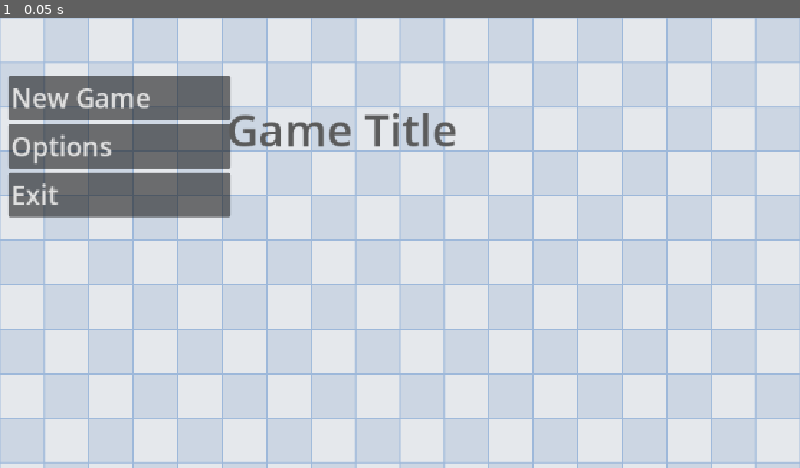
Above: before the commit, frame 1.
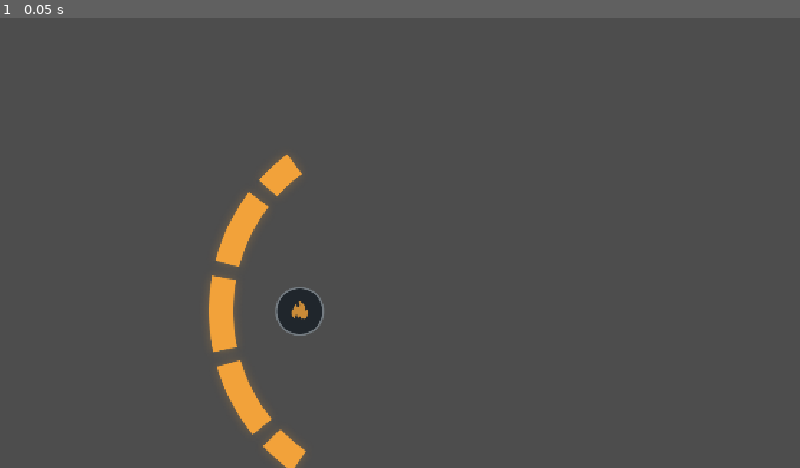
Above: after the commit, the same moment.

Repository: Calipur-Neeson/Tico_Project
Game: Godot game, scene res://UI/Heat Meter.tscn
Two runs of this game, one before a commit and one after it. Both use one fixed random seed, a clock stepped at 60 frames per second and the inputs below. Before the commit the project starts from res://UI/MainMenu.tscn.
Inputs:
- Up to frame 1 (0.05 s): no input

The runs differ from the first frame. In frame 1, 100% of the frame differs, in the area x 0-100%, y 0-100%.

Commit message:
Heat Meter

Diff:
--- /dev/null
+++ b/UI/Heat Meter.tscn
@@ -0,0 +1,37 @@
+[gd_scene format=3 uid="uid://desveukxni351"]
+
+[ext_resource type="Script" uid="uid://dec44n5w5aayn" path="res://UI/heat_meter.gd" id="1_bx8vt"]
+[ext_resource type="Texture2D" uid="uid://d3eh1djbbfm5n" path="res://UI/Images/Heat_meter/Heat meter full.png" id="2_mvg8w"]
+[ext_resource type="Texture2D" uid="uid://bfvngwrbdbx73" path="res://UI/Images/Heat_meter/Heat meter Normal.png" id="3_bcyrf"]
+[ext_resource type="Texture2D" uid="uid://d3gdor3im2wis" path="res://UI/Images/Heat_meter/Heat meter Low.png" id="4_65en2"]
+[ext_resource type="Texture2D" uid="uid://68ivrfjdme1j" path="res://UI/Images/Heat_meter/Heat meter critical.png" id="5_y7k6x"]
+
+[node name="HeatMeter" type="Control" unique_id=774558452]
+custom_minimum_size = Vector2(180, 180)
+layout_mode = 3
+anchors_preset = 15
+anchor_right = 1.0
+anchor_bottom = 1.0
+grow_horizontal = 2
+grow_vertical = 2
+script = ExtResource("1_bx8vt")
+full_texture = ExtResource("2_mvg8w")
+normal_texture = ExtResource("3_bcyrf")
+low_texture = ExtResource("4_65en2")
+critical_texture = ExtResource("5_y7k6x")
+
+[node name="TextureRect" type="TextureRect" parent="." unique_id=27182645]
+layout_mode = 1
+anchors_preset = 15
+anchor_right = 1.0
+anchor_bottom = 1.0
+offset_left = -3.0
+offset_top = 98.0
+offset_right = -3.0
+offset_bottom = 98.0
+grow_horizontal = 2
+grow_vertical = 2
+mouse_filter = 2
+texture = ExtResource("2_mvg8w")
+expand_mode = 1
+stretch_mode = 5
--- /dev/null
+++ b/UI/heat_meter.gd
@@ -0,0 +1,28 @@
+extends Control
+
+@export var full_texture: Texture2D
+@export var normal_texture: Texture2D
+@export var low_texture: Texture2D
+@export var critical_texture: Texture2D
+
+@onready var meter: TextureRect = $TextureRect
+
+
+func _ready() -> void:
+	set_heat(100)
+
+
+func set_heat(value: float) -> void:
+	value = clamp(value, 0.0, 100.0)
+
+	if value >= 75:
+		meter.texture = full_texture
+
+	elif value >= 40:
+		meter.texture = normal_texture
+
+	elif value >= 20:
+		meter.texture = low_texture
+
+	else:
+		meter.texture = critical_texture
--- a/project.godot
+++ b/project.godot
@@ -11,7 +11,7 @@
 [application]
 
 config/name="PlayerTest"
-run/main_scene="uid://c8hngcrs3ks2p"
+run/main_scene="uid://desveukxni351"
 config/features=PackedStringArray("4.7", "Forward Plus")
 config/icon="res://icon.svg"
 
Binary file added: UI/Images/Heat_meter/Heat meter Low.png
Not shown, added: UI/Images/Heat_meter/Heat meter Low.png.import
Binary file added: UI/Images/Heat_meter/Heat meter Normal.png
Not shown, added: UI/Images/Heat_meter/Heat meter Normal.png.import
Binary file added: UI/Images/Heat_meter/Heat meter critical.png
Not shown, added: UI/Images/Heat_meter/Heat meter critical.png.import
Binary file added: UI/Images/Heat_meter/Heat meter full.png
Not shown, added: UI/Images/Heat_meter/Heat meter full.png.import
Not shown, added: UI/heat_meter.gd.uid
